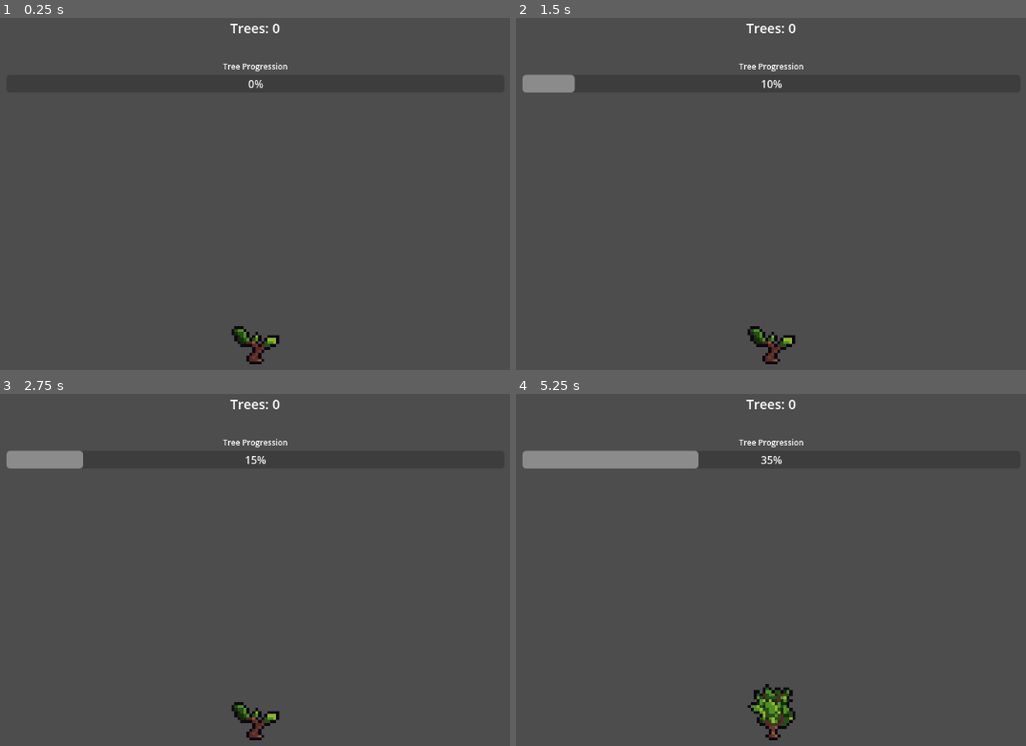
Above: before the commit, frames 1-4 (two rows, left to right).
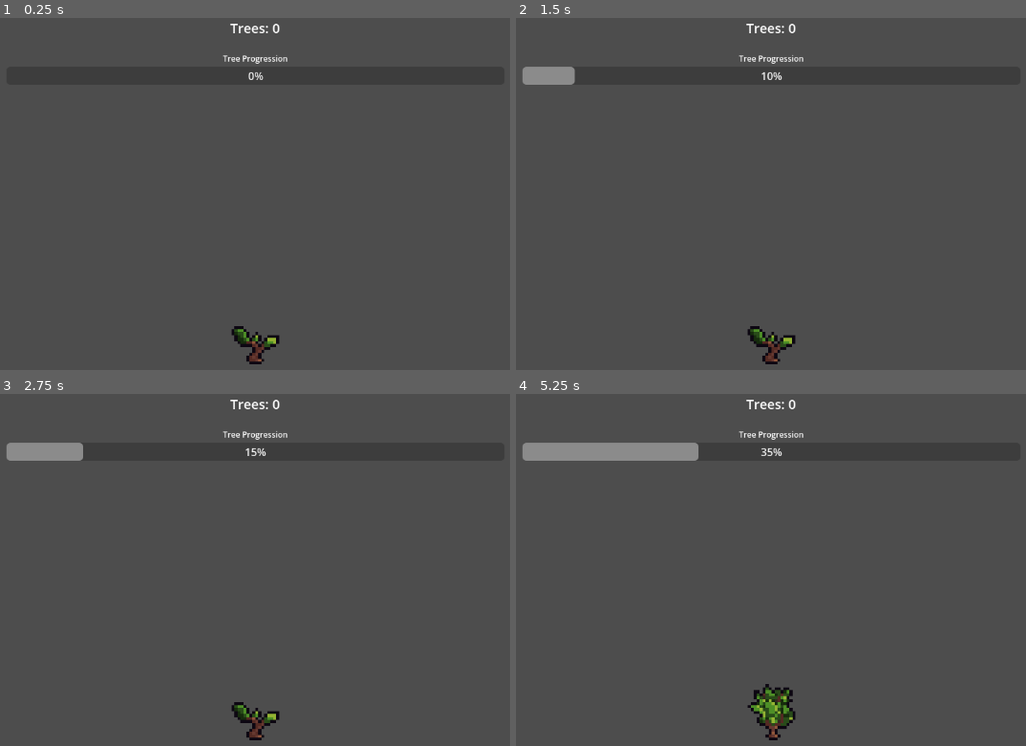
Above: after the commit, the same moments.

Repository: CallumB04/tree-clicker
Game: Godot game, scene res://Scenes/Game.tscn
Same seed, same stepped clock (60 frames per second), same inputs: the game is played once before the commit and once after it.
Inputs (mouse positions are in pixels of both pictures, inside the frame that each line leads up to):
- Up to frame 1 (0.25 s): no input
- Up to frame 2 (1.5 s): click (771, 345) at 0.5 s; click (771, 345) at 1.25 s
- Up to frame 3 (2.75 s): click (255, 721) at 2 s
- Up to frame 4 (5.25 s): tap Enter at 2.75, 4.25 s; tap Space at 3.5, 5 s

The runs differ from the first frame. In frame 1, 0.4% of the frame differs, in the area x 43-57%, y 10-21%; in frame 2, 0.8%; in frame 3, 1.1%; in frame 4, 2.0%, in the area x 1-57%, y 10-22%.

Commit message:
feat: add 5th stage to tree progression

Diff:
--- a/Scenes/Game.tscn
+++ b/Scenes/Game.tscn
@@ -34,13 +34,13 @@
 layout_mode = 1
 anchors_preset = -1
 anchor_right = 1.0
-anchor_bottom = 0.17284
+anchor_bottom = 0.154321
 offset_left = 200.0
 offset_top = 50.0
 offset_right = -200.0
 offset_bottom = 50.0
 grow_horizontal = 2
-theme_override_constants/separation = 36
+theme_override_constants/separation = 24
 metadata/_edit_use_anchors_ = true
 
 [node name="TreeCount" type="RichTextLabel" parent="ScoreContainer"]
--- a/Scripts/Game.gd
+++ b/Scripts/Game.gd
@@ -19,13 +19,16 @@
 		$ScoreContainer/TreeCount.text = "Trees: %s" % [trees]; ## updating trees score text
 		$TreeClicker.texture_normal = preload("res://Assets/Trees/Oak1.png");
 		$TreeClicker.pivot_offset = Vector2(8, 13);
-	elif current_tree_progress >= 75:
+	elif current_tree_progress >= 80:
+		$TreeClicker.texture_normal = preload("res://Assets/Trees/Oak5.png");
+		$TreeClicker.pivot_offset = Vector2(24, 87);
+	elif current_tree_progress >= 60:
 		$TreeClicker.texture_normal = preload("res://Assets/Trees/Oak4.png");
 		$TreeClicker.pivot_offset = Vector2(23, 63);
-	elif current_tree_progress >= 50:
+	elif current_tree_progress >= 40:
 		$TreeClicker.texture_normal = preload("res://Assets/Trees/Oak3.png");
 		$TreeClicker.pivot_offset = Vector2(12, 32);
-	elif current_tree_progress >= 25:
+	elif current_tree_progress >= 20:
 		$TreeClicker.texture_normal = preload("res://Assets/Trees/Oak2.png");
 		$TreeClicker.pivot_offset = Vector2(8, 19);
 
Binary file added: Assets/Trees/Birch5.png
Not shown, added: Assets/Trees/Birch5.png.import
Binary file added: Assets/Trees/Oak5.png
Not shown, added: Assets/Trees/Oak5.png.import
